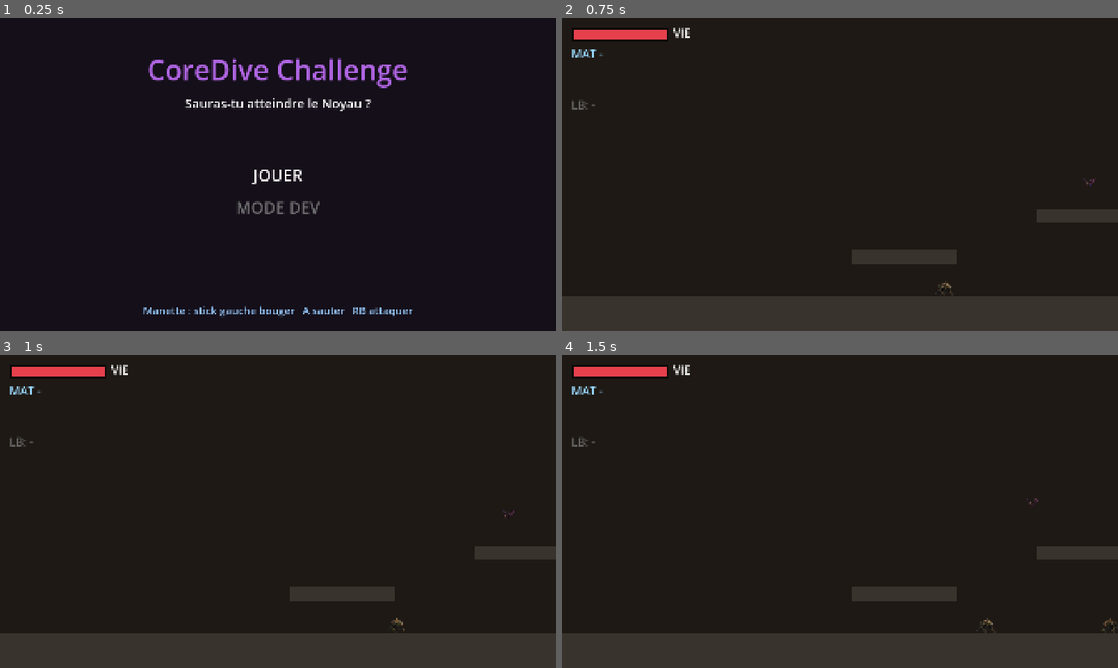
Above: before the commit, frames 1-4 (two rows, left to right).
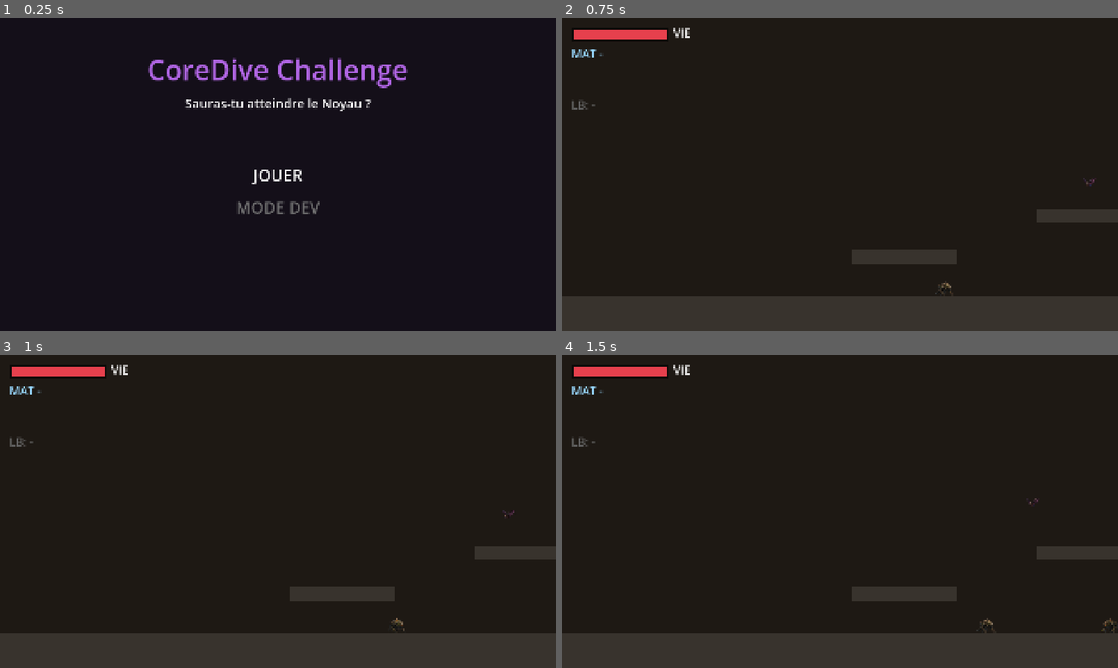
Above: after the commit, the same moments.

Repository: ServOMorph/jeu-pour-nino
Game: Godot game, scene res://scenes/ui/title.tscn
Same seed, same stepped clock (60 frames per second), same inputs: the game is played once before the commit and once after it.
Inputs (mouse positions are in pixels of both pictures, inside the frame that each line leads up to):
- Up to frame 1 (0.25 s): no input
- Up to frame 2 (0.75 s): tap Enter (ui_accept) at 0.5 s; move the mouse to (962, 158) at 0.52 s; hold D (move_right) from 0.53 s (still down); click (962, 158) at 0.6 s
- Up to frame 3 (1 s): keep holding D (move_right); tap Space (jump) at 0.77 s
- Up to frame 4 (1.5 s): release D (move_right) at 1.25 s; tap Enter (ui_accept) at 1.25 s; drag from (728, 527) to (673, 611) at 1.27 s

The runs differ from the first frame. In frame 1, 0.5% of the frame differs, in the area x 25-75%, y 92-96%; in frame 2, nothing differs; in frame 3, nothing differs; in frame 4, nothing differs.
Error before the commit: Parse Error: Cannot infer the type of "slot" variable because the value doesn't have a set type. (res://scripts/equipment_menu.gd:75)

Commit message:
close(jeu): session 2026-07-11 - menu titre reformate, bug equipement corrige, validation Phase 2 en cours

Diff:
--- a/game/scripts/equipment_menu.gd
+++ b/game/scripts/equipment_menu.gd
@@ -4,7 +4,7 @@
 
 signal closed
 
-const SLOT_ORDER := ["weapon", "armor", "accessory", "tool", "consumable"]
+const SLOT_ORDER: Array[String] = ["weapon", "armor", "accessory", "tool", "consumable"]
 const SLOT_LABELS := {
 	"weapon": "ARME",
 	"armor": "ARMURE",
@@ -14,11 +14,13 @@
 }
 
 var _recipes: Array[Dictionary] = []
+var _recipe_names: Dictionary = {}
 var _selected_slot := 0
 var _selected_item := 0
 var _open := false
 
 var _slot_labels: Array[Label] = []
+var _slot_equipped_labels: Array[Label] = []
 var _item_labels: Array[Label] = []
 var _item_bgs: Array[ColorRect] = []
 
@@ -27,8 +29,13 @@
 	process_mode = Node.PROCESS_MODE_ALWAYS
 	_recipes = RECIPE_CATALOG.load_recipes()
 	RECIPE_CATALOG.bootstrap_starters(_recipes)
+	for recipe in _recipes:
+		_recipe_names[String(recipe.get("id", ""))] = String(recipe.get("name", ""))
 	_build_ui()
 	visible = false
+
+func _recipe_name(id: String) -> String:
+	return String(_recipe_names.get(id, id))
 
 func open_menu() -> void:
 	_open = true
@@ -75,12 +82,24 @@
 		var slot := SLOT_ORDER[i]
 		var lbl := Label.new()
 		lbl.position = Vector2(420 + i * 220, 292)
-		lbl.size = Vector2(200, 42)
+		lbl.size = Vector2(200, 36)
 		lbl.horizontal_alignment = HORIZONTAL_ALIGNMENT_CENTER
+		lbl.clip_text = true
 		lbl.add_theme_font_size_override("font_size", 28)
 		lbl.text = String(SLOT_LABELS.get(slot, slot))
 		add_child(lbl)
 		_slot_labels.append(lbl)
+
+		var equipped_lbl := Label.new()
+		equipped_lbl.position = Vector2(420 + i * 220, 328)
+		equipped_lbl.size = Vector2(200, 30)
+		equipped_lbl.horizontal_alignment = HORIZONTAL_ALIGNMENT_CENTER
+		equipped_lbl.clip_text = true
+		equipped_lbl.text_overrun_behavior = TextServer.OVERRUN_TRIM_ELLIPSIS
+		equipped_lbl.add_theme_font_size_override("font_size", 20)
+		equipped_lbl.modulate = Color(0.7, 0.85, 0.7)
+		add_child(equipped_lbl)
+		_slot_equipped_labels.append(equipped_lbl)
 
 	for i in range(8):
 		var bg := ColorRect.new()
@@ -146,9 +165,12 @@
 	for i in SLOT_ORDER.size():
 		var slot := SLOT_ORDER[i]
 		var equipped := RunState.active_consumable if slot == "consumable" else RunState.get_equipped_item(slot)
-		var suffix := " : %s" % equipped if not equipped.is_empty() else ""
-		_slot_labels[i].text = "%s%s" % [String(SLOT_LABELS.get(slot, slot)), suffix]
+		_slot_labels[i].text = String(SLOT_LABELS.get(slot, slot))
 		_slot_labels[i].modulate = Color(1, 1, 1) if i == _selected_slot else Color(0.5, 0.5, 0.5)
+		if slot == "consumable":
+			_slot_equipped_labels[i].text = ""
+		else:
+			_slot_equipped_labels[i].text = _recipe_name(equipped) if not equipped.is_empty() else "-"
 
 	var options := _current_options()
 	_selected_item = clampi(_selected_item, 0, max(0, options.size() - 1))
@@ -161,11 +183,15 @@
 		var option := options[i]
 		var id := String(option.get("id", ""))
 		var label := String(option.get("name", ""))
-		if SLOT_ORDER[_selected_slot] == "consumable" and not id.is_empty():
+		var is_consumable_slot := SLOT_ORDER[_selected_slot] == "consumable"
+		if is_consumable_slot and not id.is_empty():
 			label += " x%d" % RunState.get_consumable_count(id)
+		var is_active := is_consumable_slot and id == RunState.active_consumable and not id.is_empty()
+		if is_active:
+			label += " (actif)"
 		_item_labels[i].text = label
 		_item_bgs[i].color = Color(0.24, 0.22, 0.18) if i == _selected_item else Color(0.16, 0.15, 0.12)
-		_item_labels[i].modulate = Color(1, 1, 1)
+		_item_labels[i].modulate = Color(0.6, 1.0, 0.6) if is_active else Color(1, 1, 1)
 
 func _apply_selection() -> void:
 	var options := _current_options()
--- a/game/scripts/title.gd
+++ b/game/scripts/title.gd
@@ -51,15 +51,6 @@
 	_build_dev_menu()
 	_setup_grimoire_menu()
 
-	var hint_pad := Label.new()
-	hint_pad.text = "Manette : stick gauche bouger   A sauter   RB attaquer"
-	hint_pad.horizontal_alignment = HORIZONTAL_ALIGNMENT_CENTER
-	hint_pad.add_theme_font_size_override("font_size", 36)
-	hint_pad.add_theme_color_override("font_color", Color(0.6, 0.8, 1.0))
-	hint_pad.position = Vector2(0, 984)
-	hint_pad.size = Vector2(1920, 64)
-	add_child(hint_pad)
-
 	_show_main()
 
 func _build_main_menu() -> void:
@@ -84,17 +75,18 @@
 	dev_title.horizontal_alignment = HORIZONTAL_ALIGNMENT_CENTER
 	dev_title.add_theme_font_size_override("font_size", 44)
 	dev_title.add_theme_color_override("font_color", Color(0.6, 0.6, 0.6))
-	dev_title.position = Vector2(0, 368)
-	dev_title.size = Vector2(1920, 72)
+	dev_title.position = Vector2(0, 372)
+	dev_title.size = Vector2(1920, 64)
 	_dev_root.add_child(dev_title)
 
+	const DEV_ROW_H := 84.0
 	for i in DEV_ENTRIES.size():
 		var lbl := Label.new()
 		lbl.text = DEV_ENTRIES[i]
 		lbl.horizontal_alignment = HORIZONTAL_ALIGNMENT_CENTER
-		lbl.add_theme_font_size_override("font_size", 56)
-		lbl.position = Vector2(0, 464 + i * 96)
-		lbl.size = Vector2(1920, 88)
+		lbl.add_theme_font_size_override("font_size", 44)
+		lbl.position = Vector2(0, 460 + i * DEV_ROW_H)
+		lbl.size = Vector2(1920, 72)
 		_dev_root.add_child(lbl)
 		_dev_labels.append(lbl)
 
Not shown, changed: CHANGELOG.md
Not shown, changed: README.md
Not shown, changed: _contexte/contexte.md
Not shown, changed: _contexte/signals.md
Not shown, changed: roadmap.md
Not shown, added: tests_manuels.md
